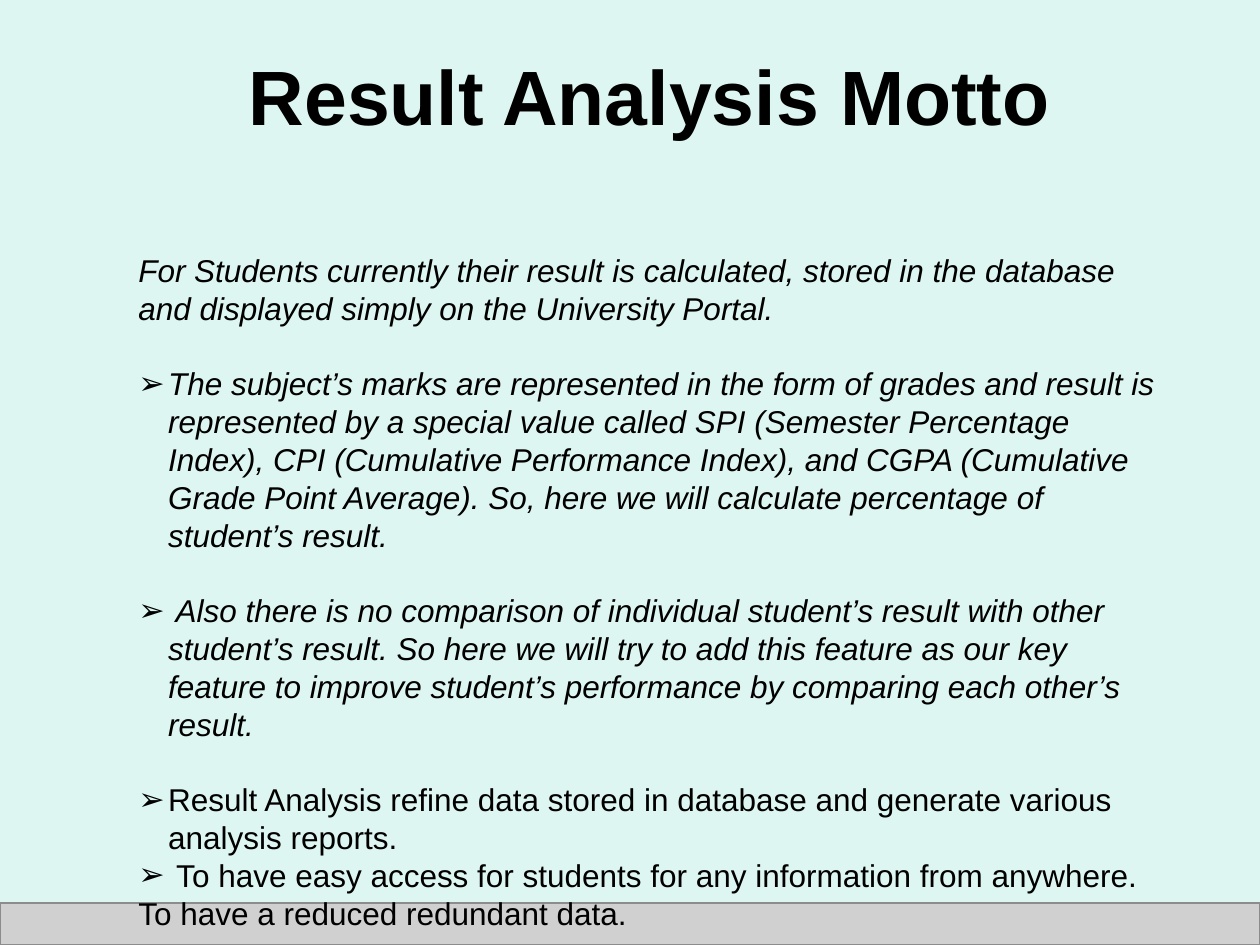
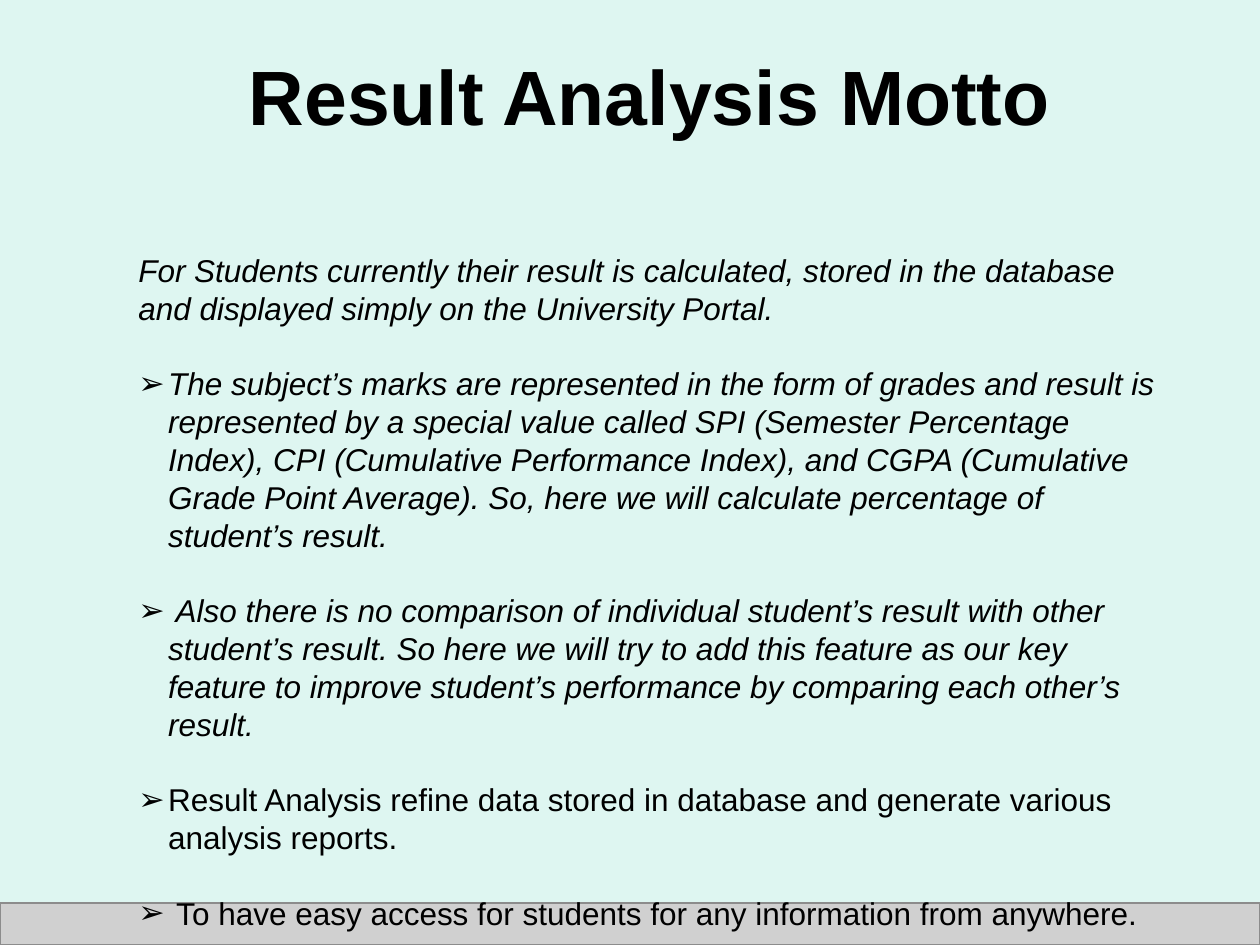
Before and after one commit to saurabhshukla123/Work, a slide deck: slide 4 of resultanalysis presentation/resultAnalysis.pptx. Drawn at 1260x945 pixels with LibreOffice and Linux fonts; fonts in the diff are those of the drawing; grey boxes stand for pictures; background and template pictures are left out. Boxes give left, top, right and bottom in pixels: in the first picture for what was removed or moved away, otherwise in the second. Text is boxed around its words. In the diff, an @@ line names an element or a change of style, - is before the commit and + after.

```diff
--- a/resultanalysis presentation/resultAnalysis.pptx
+++ b/resultanalysis presentation/resultAnalysis.pptx
@@ text at [138,902,627,926]: paragraph removed @@
-To have a reduced redundant data.
```
Also in this commit, not shown: 3 other slides changed, 4 slides added, 1 slide removed.
